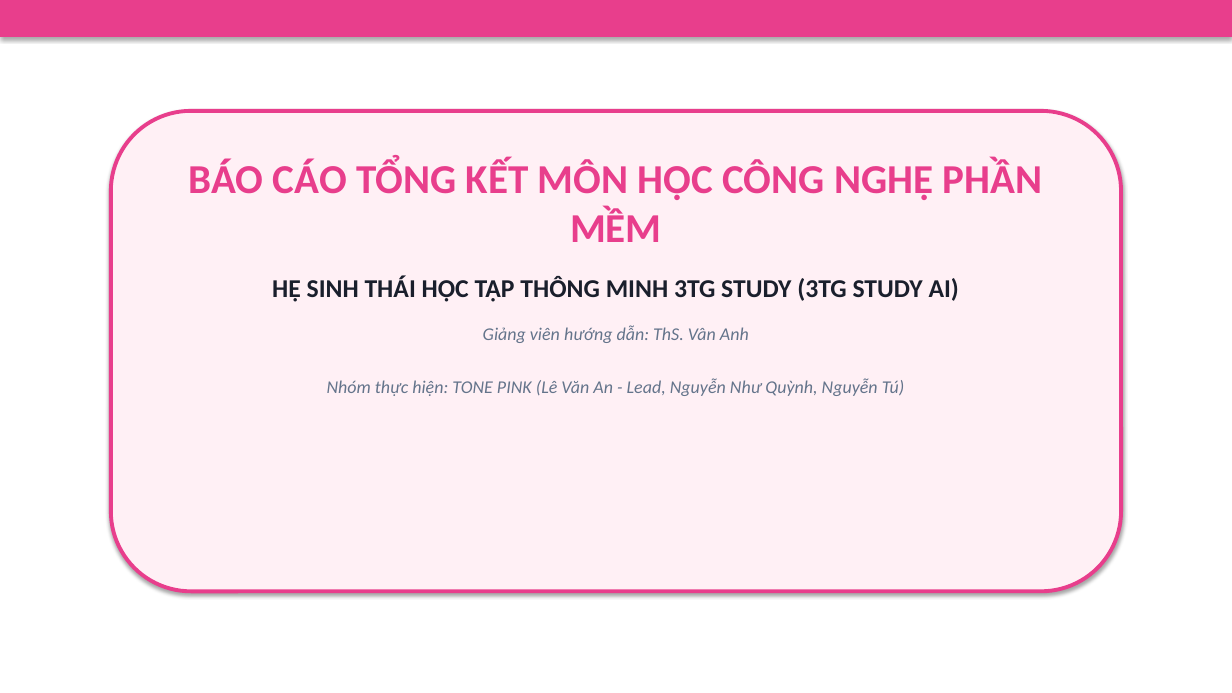
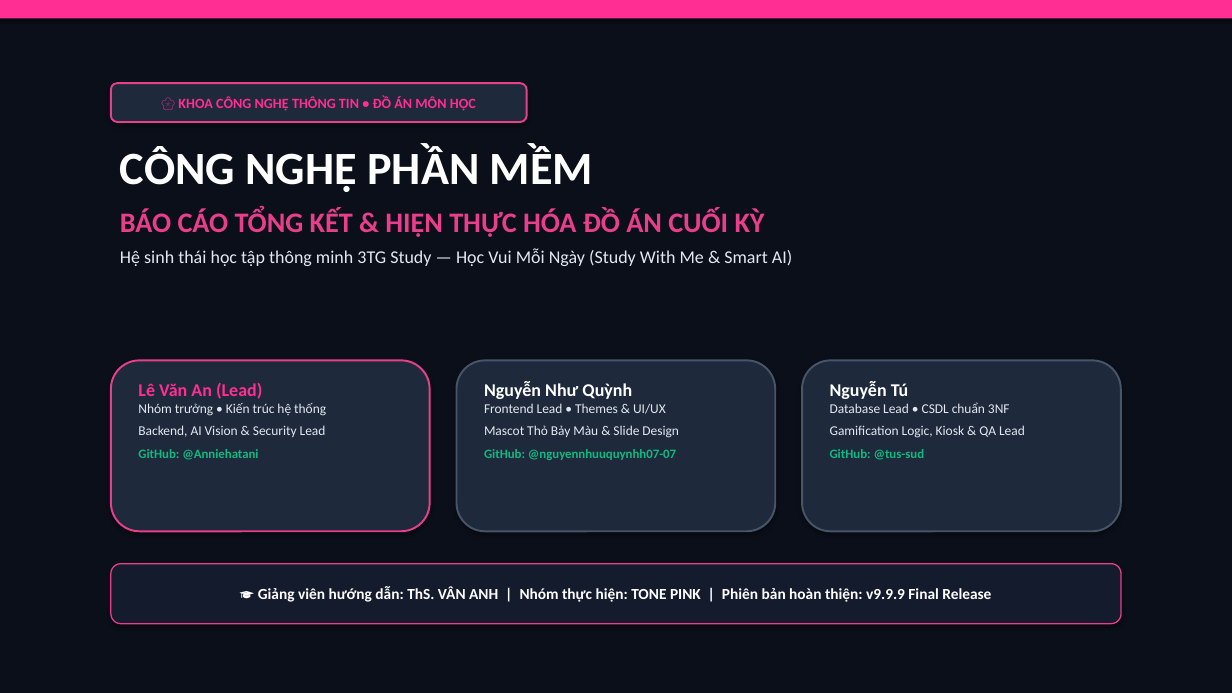
Before and after one commit to Anniehatani/appstudyAI, a slide deck: slide 1 of tổng kết dự án/Slide_Thuyet_Trinh_Tong_Ket_Mon_Hoc_TONE_PINK.pptx. Drawn at 1232x693 pixels with LibreOffice and Linux fonts; fonts in the diff are those of the drawing. Boxes give left, top, right and bottom in pixels: in the first picture for what was removed or moved away, otherwise in the second. Text is boxed around its words. In the diff, an @@ line names an element or a change of style, - is before the commit and + after.

```diff
--- a/tổng kết dự án/Slide_Thuyet_Trinh_Tong_Ket_Mon_Hoc_TONE_PINK.pptx
+++ b/tổng kết dự án/Slide_Thuyet_Trinh_Tong_Ket_Mon_Hoc_TONE_PINK.pptx
@@ rectangle at bbox=[0, 0, 1232, 693]: fill #FFFFFF to #0B0F19 @@
@@ rectangle: place and size @@
-rectangle at bbox=[0, 0, 1232, 37]
+rectangle at bbox=[0, 0, 1232, 18]
@@ rectangle at bbox=[0, 0, 1232, 18]: fill #E83E8C to #FF2E93 @@
@@ rounded rectangle added at bbox=[111, 83, 527, 122], fill #1E293B, outline #E83E8C 1.5 pt, 11 pt, text #FF2E93, bold @@
+🌸 KHOA CÔNG NGHỆ THÔNG TIN • ĐỒ ÁN MÔN HỌC
@@ rounded rectangle removed at bbox=[111, 111, 1121, 592] @@
@@ text at bbox=[120, 146, 792, 266]: text changed; text colour #64748B to #E2E8F0; italic off @@
-BÁO CÁO TỔNG KẾT MÔN HỌC CÔNG NGHỆ PHẦN MỀM
-HỆ SINH THÁI HỌC TẬP THÔNG MINH 3TG STUDY (3TG STUDY AI)
-Giảng viên hướng dẫn: ThS. Vân Anh
-Nhóm thực hiện: TONE PINK (Lê Văn An - Lead, Nguyễn Như Quỳnh, Nguyễn Tú)
+CÔNG NGHỆ PHẦN MỀM
+BÁO CÁO TỔNG KẾT & HIỆN THỰC HÓA ĐỒ ÁN CUỐI KỲ
+Hệ sinh thái học tập thông minh 3TG Study — Học Vui Mỗi Ngày (Study With Me & Smart AI)
@@ rounded rectangle added at bbox=[111, 360, 430, 531], fill #1E293B, outline #E83E8C 1.5 pt @@
@@ text added at bbox=[138, 383, 326, 460], 10.5 pt, text #E2E8F0 @@
+Lê Văn An (Lead)
+Nhóm trưởng • Kiến trúc hệ thống
+Backend, AI Vision & Security Lead
+GitHub: @Anniehatani
@@ rounded rectangle added at bbox=[457, 360, 775, 531], fill #1E293B, outline #475569 1.5 pt @@
@@ text added at bbox=[484, 382, 679, 460], 10.5 pt, text #E2E8F0 @@
+Nguyễn Như Quỳnh
+Frontend Lead • Themes & UI/UX
+Mascot Thỏ Bảy Màu & Slide Design
+GitHub: @nguyennhuuquynhh07-07
@@ rounded rectangle added at bbox=[802, 360, 1121, 531], fill #1E293B, outline #475569 1.5 pt @@
@@ text added at bbox=[830, 382, 1025, 460], 10.5 pt, text #E2E8F0 @@
+Nguyễn Tú
+Database Lead • CSDL chuẩn 3NF
+Gamification Logic, Kiosk & QA Lead
+GitHub: @tus-sud
@@ rounded rectangle added at bbox=[111, 564, 1121, 624], fill #141B2D, outline #E83E8C 1 pt, 12 pt, text #FFFFFF, bold @@
+🎓 Giảng viên hướng dẫn: ThS. VÂN ANH | Nhóm thực hiện: TONE PINK | Phiên bản hoàn thiện: v9.9.9 Final Release
```
Also in this commit, not shown: 9 other slides changed, 1 slide added, 1 slide removed, 2 other files.
